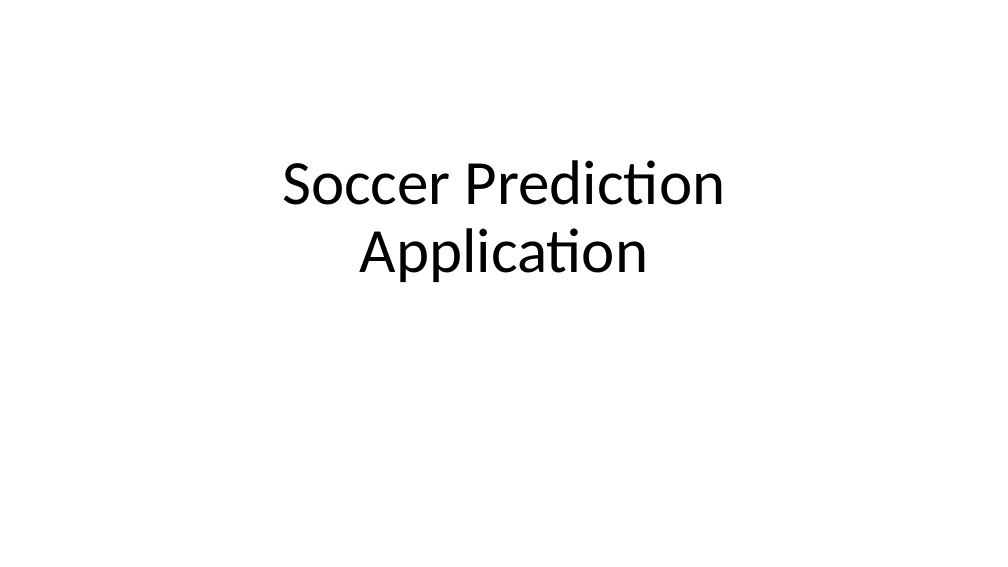
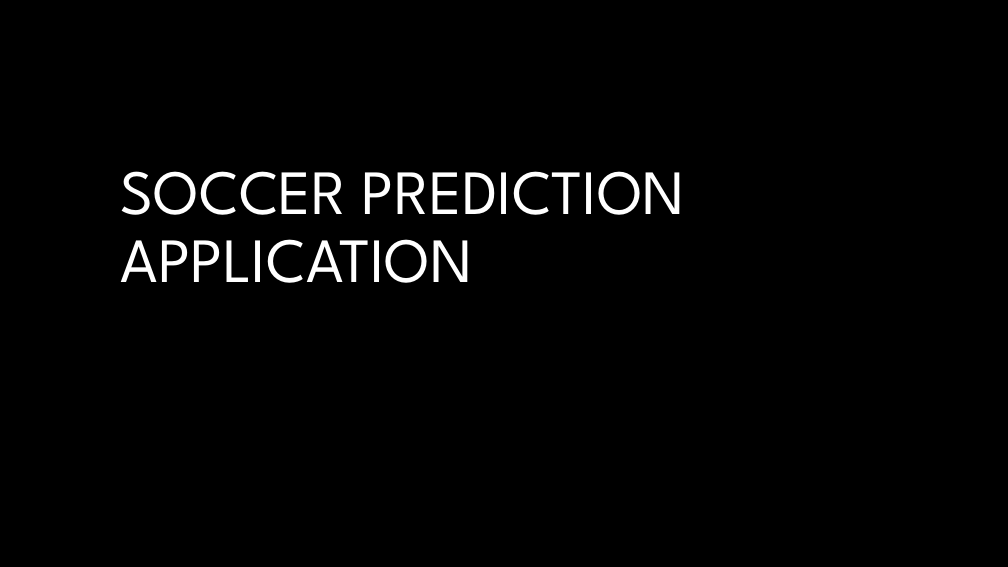
Before and after one commit to P1Analytics/DataMining-Football-Match-Prediction, a slide deck: slide 1 of TODO/spa_presentation.pptx. Drawn at 1008x567 pixels with LibreOffice and Linux fonts; fonts in the diff are those of the drawing; background and template pictures are left out. Boxes give left, top, right and bottom in pixels: in the first picture for what was removed or moved away, otherwise in the second. Text is boxed around its words. In the diff, an @@ line names an element or a change of style, - is before the commit and + after.

```diff
--- a/TODO/spa_presentation.pptx
+++ b/TODO/spa_presentation.pptx
@@ background #FFFFFF to #000000 @@
@@ title at (121,171,685,283): text changed; font Calibri to League Spartan; text colour #000000 to #FFFFFF @@
-Soccer Prediction Application
+SOCCER PREDICTION APPLICATION
```
Also in this commit, not shown: 5 other slides changed, 5 slides added, 11 other files.
